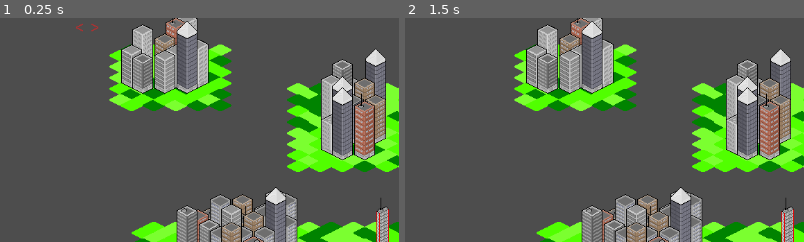
Above: before the commit, frames 1-2 (left to right).
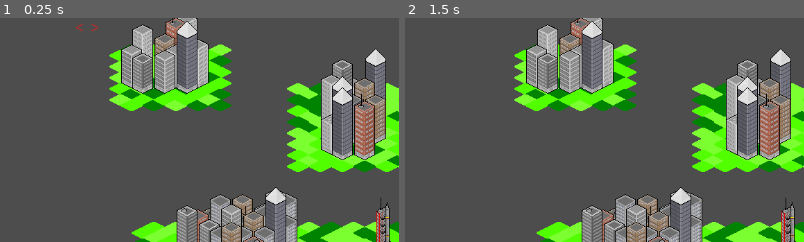
Above: after the commit, the same moments.

Repository: SirThominickIV/Bombardment
Game: Godot game, scene res://Scenes/mainScene.tscn
Same seed, same stepped clock (60 frames per second), same inputs: the game is played once before the commit and once after it.
Inputs:
- Up to frame 1 (0.25 s): no input
- Up to frame 2 (1.5 s): click "WEAPONS" at 0.5 s; click "890mm HE" at 1.25 s
The pictures show only the part of the screen within x 39-89%, y 50-100%; the shares and areas given below are measured in that part.

The runs differ from the first frame. In frame 1, 0.3% of the frame differs, in the area x 94-98%, y 82-100%; in frame 2, 0.3%.

Commit message:
Add rocket launching, camera shaking

Diff:
--- /dev/null
+++ b/Art/Textures/ThomasRocket/RocketSpriteFrames.tres
@@ -0,0 +1,25 @@
+[gd_resource type="SpriteFrames" load_steps=4 format=3 uid="uid://crl8etnm2xgf6"]
+
+[ext_resource type="Texture2D" uid="uid://mptulu86aflg" path="res://Art/Textures/ThomasRocket/Rocket.png" id="1_kwtqy"]
+
+[sub_resource type="AtlasTexture" id="AtlasTexture_ii3e1"]
+atlas = ExtResource("1_kwtqy")
+region = Rect2(0, 0, 19, 92)
+
+[sub_resource type="AtlasTexture" id="AtlasTexture_kxqlo"]
+atlas = ExtResource("1_kwtqy")
+region = Rect2(19, 0, 19, 92)
+
+[resource]
+animations = [{
+"frames": [{
+"duration": 0.01,
+"texture": SubResource("AtlasTexture_ii3e1")
+}, {
+"duration": 1.0,
+"texture": SubResource("AtlasTexture_kxqlo")
+}],
+"loop": false,
+"name": &"default",
+"speed": 5.0
+}]
--- a/Scenes/Levels/level01.tscn
+++ b/Scenes/Levels/level01.tscn
@@ -1,6 +1,8 @@
-[gd_scene load_steps=2 format=4 uid="uid://df3ljbaetjma8"]
+[gd_scene load_steps=4 format=4 uid="uid://df3ljbaetjma8"]
 
 [ext_resource type="TileSet" uid="uid://c8q0o84qc6r2o" path="res://Resources/MainTileset.tres" id="1_o62ud"]
+[ext_resource type="SpriteFrames" uid="uid://crl8etnm2xgf6" path="res://Art/Textures/ThomasRocket/RocketSpriteFrames.tres" id="2_bsfql"]
+[ext_resource type="Script" path="res://Scripts/RocketHandler.gd" id="2_wcjtf"]
 
 [node name="Level" type="Node"]
 
@@ -39,3 +41,14 @@
 [node name="Selection" type="TileMapLayer" parent="."]
 position = Vector2(1, 15)
 tile_set = ExtResource("1_o62ud")
+
+[node name="RigidBody2D" type="RigidBody2D" parent="." node_paths=PackedStringArray("animatedSpriteSheet")]
+z_index = 10
+gravity_scale = 0.0
+script = ExtResource("2_wcjtf")
+animatedSpriteSheet = NodePath("AnimatedSprite2D")
+
+[node name="AnimatedSprite2D" type="AnimatedSprite2D" parent="RigidBody2D"]
+position = Vector2(434, 312)
+sprite_frames = ExtResource("2_bsfql")
+speed_scale = 100.0
--- a/Scenes/Prefabs/explosion.tscn
+++ b/Scenes/Prefabs/explosion.tscn
@@ -1,6 +1,6 @@
 [gd_scene load_steps=4 format=3 uid="uid://ck0qbacjcgxv1"]
 
-[ext_resource type="SpriteFrames" uid="uid://dlm0bh6l283aa" path="res://Resources/ExplosionSpriteFrames.tres" id="1_hkdor"]
+[ext_resource type="SpriteFrames" uid="uid://dlm0bh6l283aa" path="res://Art/Textures/Explosion/ExplosionSpriteFrames.tres" id="1_hkdor"]
 [ext_resource type="Script" path="res://Scripts/NodeCull.gd" id="2_6ry06"]
 [ext_resource type="AudioStream" uid="uid://bjfqtghsktjok" path="res://Art/Audio/Muffled Distant Explosion/NenadSimic - Muffled Distant Explosion.wav" id="3_m43vx"]
 
--- a/Scenes/Prefabs/nuclearExplosion.tscn
+++ b/Scenes/Prefabs/nuclearExplosion.tscn
@@ -1,6 +1,6 @@
 [gd_scene load_steps=5 format=3 uid="uid://mxlk1s6xmwru"]
 
-[ext_resource type="SpriteFrames" uid="uid://dlm0bh6l283aa" path="res://Resources/ExplosionSpriteFrames.tres" id="1_pqdof"]
+[ext_resource type="SpriteFrames" uid="uid://dlm0bh6l283aa" path="res://Art/Textures/Explosion/ExplosionSpriteFrames.tres" id="1_pqdof"]
 [ext_resource type="Script" path="res://Scripts/NodeCull.gd" id="2_7xwu1"]
 [ext_resource type="AudioStream" uid="uid://bct2ivtddk1cb" path="res://Art/Audio/Nuclear Distant/322365__svarvarn__nuclear-distant.wav" id="3_nu5un"]
 [ext_resource type="AudioStream" uid="uid://bjfqtghsktjok" path="res://Art/Audio/Muffled Distant Explosion/NenadSimic - Muffled Distant Explosion.wav" id="4_g5urc"]
--- a/Scenes/mainScene.tscn
+++ b/Scenes/mainScene.tscn
@@ -9,6 +9,7 @@
 [ext_resource type="Script" path="res://Scripts/PlayerController.gd" id="8_b4r31"]
 [ext_resource type="FontFile" uid="uid://drqdvol3hbnrm" path="res://Art/FFFFORWA.TTF" id="9_5d4a4"]
 [ext_resource type="Script" path="res://Scripts/SelectorController.gd" id="9_5dhxu"]
+[ext_resource type="AudioStream" uid="uid://cbuh48cymamaw" path="res://Art/Audio/HullDamageSounds/HullDamage.wav" id="9_e60qk"]
 [ext_resource type="Script" path="res://Scripts/UIController.gd" id="10_3emxv"]
 [ext_resource type="Script" path="res://Scripts/WeaponController.gd" id="10_w6dm4"]
 [ext_resource type="AudioStream" uid="uid://cdqv7dlq6t3v3" path="res://Art/Audio/NightflameMenu/397604__nightflame__menu-fx-01.wav" id="11_5d8fc"]
@@ -75,6 +76,7 @@
 
 [node name="CameraController" type="Camera2D" parent="."]
 script = ExtResource("2_qjatv")
+SHAKE_DECAY_RATE = 60.0
 
 [node name="CanvasLayer" type="CanvasLayer" parent="CameraController"]
 
@@ -348,8 +350,12 @@
 [node name="FireController" type="Node" parent="."]
 script = ExtResource("7_cqqfm")
 
-[node name="PlayerController" type="Node" parent="."]
+[node name="PlayerController" type="Node" parent="." node_paths=PackedStringArray("hullDamageSound")]
 script = ExtResource("8_b4r31")
+hullDamageSound = NodePath("HullDamageSound")
+
+[node name="HullDamageSound" type="AudioStreamPlayer2D" parent="PlayerController"]
+stream = ExtResource("9_e60qk")
 
 [node name="SelectorController" type="Node" parent="."]
 script = ExtResource("9_5dhxu")
--- a/Scripts/CameraController.gd
+++ b/Scripts/CameraController.gd
@@ -1,6 +1,7 @@
 extends Camera2D
 class_name CameraController
 
+#### Normal camera movement ####
 @export var ZoomSpeed = 1.0
 @export var ZoomOutLimit = Vector2(1, 1)
 @export var ZoomInLimit = Vector2(3.0, 3.0)
@@ -16,24 +17,64 @@
 var dragStartCameraPos = Vector2.ZERO
 var isDragging : bool = false
 
+#### Camera shake ####
+# Camera shake code thanks to The Shaggy Dev
+# https://shaggydev.com/2022/02/23/screen-shake-godot/
+# How quickly to move through the noise
+@export var NOISE_SHAKE_SPEED: float = 30.0
+# Noise returns values in the range (-1, 1)
+# So this is how much to multiply the returned value by
+@export var NOISE_SHAKE_STRENGTH: float = 60.0
+# Multiplier for lerping the shake strength to zero
+@export var SHAKE_DECAY_RATE: float = 5.0
+
+@onready var rand = RandomNumberGenerator.new()
+@onready var noise = FastNoiseLite.new()
+
+# Used to keep track of where we are in the noise
+# so that we can smoothly move through it
+var noise_i: float = 0.0
+var shake_strength: float = 0.0
+
+func shake() -> void:
+	shake_strength = NOISE_SHAKE_STRENGTH
+
 func _ready():
 	zoomTarget = zoom
 
+	# Camera shake stuff
+	rand.randomize()
+	# Randomize the generated noise
+	noise.seed = rand.randi()
+	# Period affects how quickly the noise changes values
+	noise.frequency = 2.0
+
 func _process(delta):
-	GetMoveSpeedForZoomlevel()
-	Zoom()
-	SimplePan()
-	ClickAndDrag()
-	CheckPositionLimits()
+	_GetMoveSpeedForZoomlevel()
+	_Zoom()
+	_SimplePan()
+	_ClickAndDrag()
+	_CheckPositionLimits()
 
-func GetMoveSpeedForZoomlevel():
+func _physics_process(delta):
+	# Camera shake
+	# Fade out the intensity over time
+	if(shake_strength > 0):
+		shake_strength = shake_strength - SHAKE_DECAY_RATE * delta
+		if (shake_strength < 0):
+			shake_strength = 0
+
+	# Shake by adjusting camera.offset so we can move the camera around the level via it's position
+	offset = _get_noise_offset(delta)
+
+func _GetMoveSpeedForZoomlevel():
 	# Take the zoom level, and put it through this equation.
 	# This will keep zoom slow when zoomed in and fast when zoomed out.
 	# I recomend plugging this equation into desmos graphing if this
 	# needs edited in the future.
 	moveSpeedForZoomLevel = (1/zoom.x - 0.2) + 1
 
-func Zoom():
+func _Zoom():
 	# Find the target zoom
 	if(Input.is_action_just_pressed("ms_scroll_up")):
 		zoomTarget *= 1.1
@@ -49,7 +90,7 @@
 	# Zoooom
 	zoom = zoom.slerp(zoomTarget, ZoomSpeed)
 
-func SimplePan():
+func _SimplePan():
 	if(Input.is_action_pressed("right")):
 		position.x += MoveSpeed * moveSpeedForZoomLevel
 	if(Input.is_action_pressed("left")):
@@ -60,7 +101,7 @@
 	if(Input.is_action_pressed("down")):
 		position.y += MoveSpeed * moveSpeedForZoomLevel
 
-func ClickAndDrag():
+func _ClickAndDrag():
 
 	# Check if starting to drag
 	if (!isDragging and Input.is_action_just_pressed("mb_right")):
@@ -77,7 +118,7 @@
 		var moveVector = get_viewport().get_mouse_position() - dragStartMousePos
 		position = dragStartCameraPos - moveVector * moveSpeedForZoomLevel
 
-func CheckPositionLimits():
+func _CheckPositionLimits():
 	if(position.x < PositionLimitOne.x):
 		position.x = PositionLimitOne.x
 	if(position.y < PositionLimitOne.y):
@@ -86,3 +127,12 @@
 		position.x = PositionLimitTwo.x
 	if(position.y > PositionLimitTwo.y):
 		position.y = PositionLimitTwo.y
+
+func _get_noise_offset(delta: float) -> Vector2:
+	noise_i += delta * NOISE_SHAKE_SPEED
+	# Set the x values of each call to 'get_noise_2d' to a different value
+	# so that our x and y vectors will be reading from unrelated areas of noise
+	return Vector2(
+		noise.get_noise_2d(1, noise_i) * shake_strength,
+		noise.get_noise_2d(100, noise_i) * shake_strength
+	)
--- a/Scripts/MainController.gd
+++ b/Scripts/MainController.gd
@@ -44,6 +44,11 @@
 
 func HandOutControllers() -> void:
 	controllers[ControllerDefs.WeaponController].selectorController = controllers[ControllerDefs.SelectorController]
+	controllers[ControllerDefs.UIController].playerController = controllers[ControllerDefs.PlayerController]
+
 	controllers[ControllerDefs.PlayerController].weaponController = controllers[ControllerDefs.WeaponController]
-	controllers[ControllerDefs.UIController].playerController = controllers[ControllerDefs.PlayerController]
 	controllers[ControllerDefs.PlayerController].uiController = controllers[ControllerDefs.UIController]
+	controllers[ControllerDefs.PlayerController].cameraController = controllers[ControllerDefs.CameraController]
+
+func GetController(controller) -> Node:
+	return controllers[controller]
--- a/Scripts/PlayerController.gd
+++ b/Scripts/PlayerController.gd
@@ -2,25 +2,33 @@
 class_name PlayerController
 
 var tilemap
-var weaponController : WeaponController
-var uiController : UIController
+var weaponController: WeaponController
+var uiController: UIController
+var cameraController: CameraController
 
 var selectedProjectile = ProjectileDefs.StandardArtillery
 var isMouseOverUI: bool = false
-var playerHealth: int = 20
+var _playerHealth: int = 20
+
+@export var hullDamageSound: AudioStreamPlayer2D
 
 func _process(delta):
 
 	if(Input.is_action_just_pressed("mb_left") && !isMouseOverUI):
 		weaponController.spawnProjectile(selectedProjectile)
-		setPlayerHealth(-1)
 
 func setPlayerHealth(delta: int) -> void:
-	playerHealth = playerHealth + delta
-	if(playerHealth > 20):
-		playerHealth = 20
+	# Apply delta and check limits
+	_playerHealth = _playerHealth + delta
+	if(_playerHealth > 20):
+		_playerHealth = 20
+	if(_playerHealth <= 0):
+		get_tree().change_scene_to_file(SceneDefs.LostGame)
 
-	uiController.setHealthDisplay(playerHealth)
+	# If health is being removed, do camera shake and player damage noises
+	if(delta < 0):
+		cameraController.shake()
+		hullDamageSound.play()
 
-	if(playerHealth <= 0):
-		get_tree().change_scene_to_file(SceneDefs.LostGame)
+	# Update display if needed
+	uiController.setHealthDisplay(_playerHealth)
--- /dev/null
+++ b/Scripts/RocketHandler.gd
@@ -0,0 +1,24 @@
+extends RigidBody2D
+
+@export var animatedSpriteSheet : AnimatedSprite2D
+
+var ticks = 0
+const launchAtTick = 500
+const detonateAtTick = 600
+var isLaunched = false
+
+func _process(delta):
+	print(ticks)
+
+	ticks += 1
+	if(ticks > launchAtTick && !isLaunched):
+		isLaunched = true
+		launch()
+
+	if(ticks > detonateAtTick):
+		get_tree().root.get_node("MainController").GetController(ControllerDefs.PlayerController).setPlayerHealth(-1)
+		queue_free()
+
+func launch() -> void:
+	gravity_scale = -0.5
+	animatedSpriteSheet.play()
Not shown, added: Art/Audio/HullDamageSounds/359135__theminkman__metal-object-movement.wav.import
Not shown, added: Art/Audio/HullDamageSounds/504921__fiezewarthog__265.wav.import
Not shown, added: Art/Audio/HullDamageSounds/616199__fmaudio__bumping-against-metal-2.wav.import
Not shown, added: Art/Audio/HullDamageSounds/681456__supersouper__metal-thud-big.wav.import
Not shown, added: Art/Audio/HullDamageSounds/HullDamage.wav.import
Not shown: 1 places in Art/Textures/Explosion/ExplosionSpriteFrames.tres that only renumber resources
Binary file added: Art/Textures/ThomasRocket/Rocket.png
Not shown, added: Art/Textures/ThomasRocket/Rocket.png.import
Binary file changed: Art/Textures/TileSetTextures/10_Launch_Tower.png
Binary file removed: Art/Textures/TileSetTextures/Sprite-0002.ase
Not shown: 1 places in Scenes/mainScene.tscn that only renumber resources
Not shown, added: Art/Audio/HullDamageSounds/359135__theminkman__metal-object-movement.wav
(and 5 more such lines)
